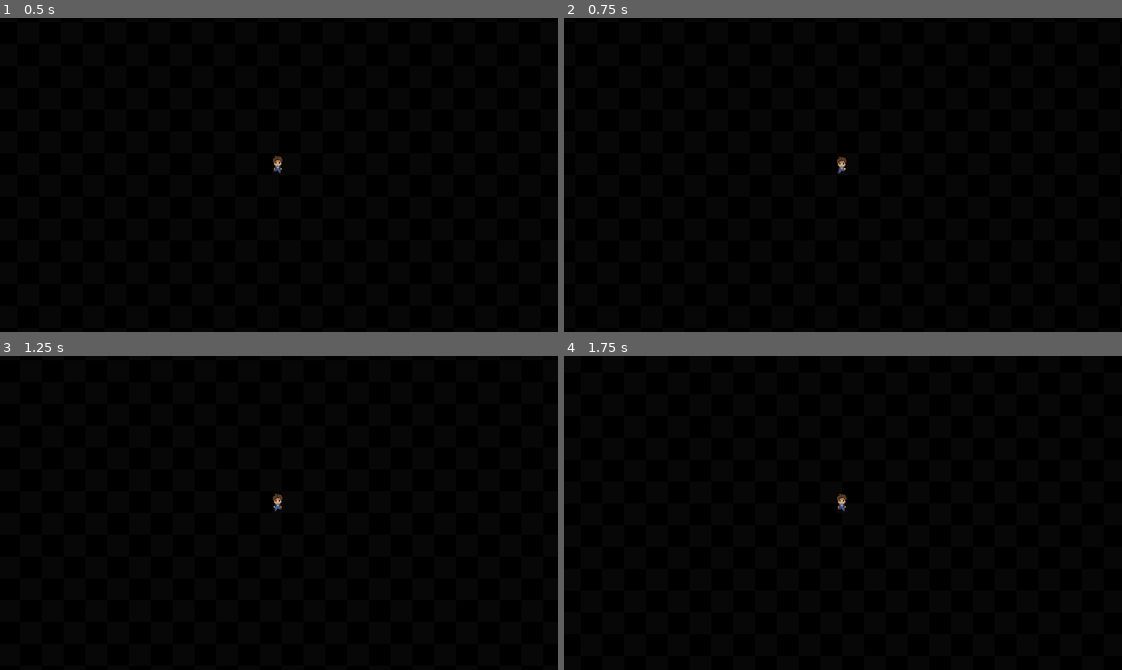
Above: before the commit, frames 1-4 (two rows, left to right).
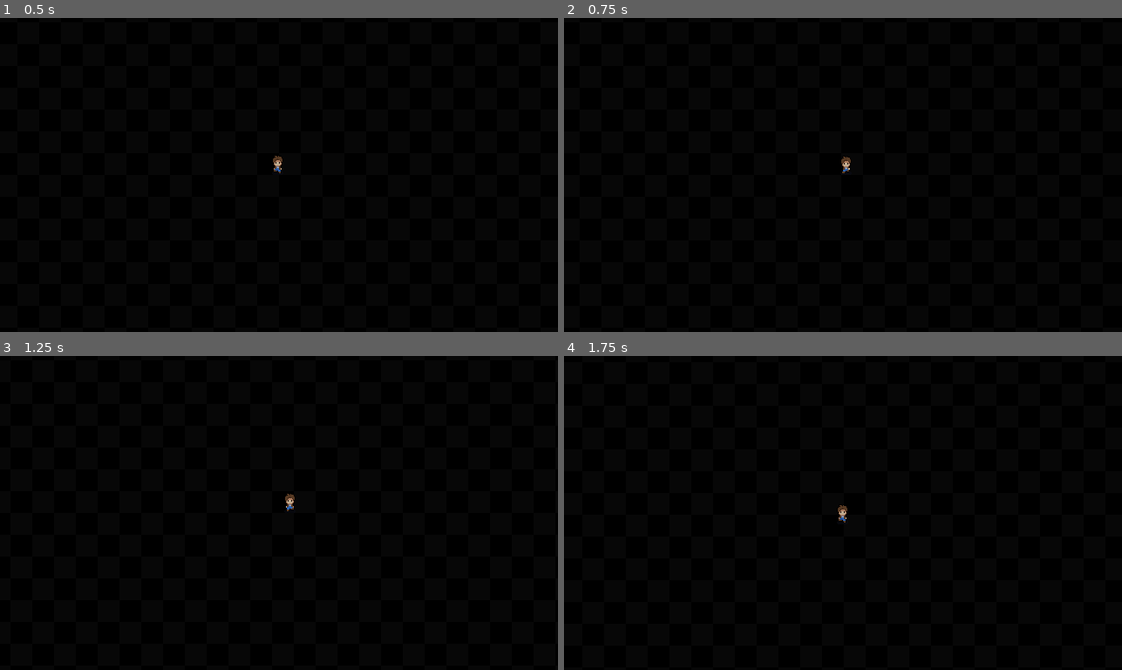
Above: after the commit, the same moments.

Repository: KingMouse33/Seeds-of-Hope
Game: Godot game, scene res://Scenes/world.tscn
Same seed, same stepped clock (60 frames per second), same inputs: the game is played once before the commit and once after it.
Inputs:
- Up to frame 1 (0.5 s): no input
- Up to frame 2 (0.75 s): tap Enter at 0.5 s; hold D (right) from 0.53 s (still down)
- Up to frame 3 (1.25 s): keep holding D (right)
- Up to frame 4 (1.75 s): release D (right) at 1.28 s; hold S (down) from 1.28 s (still down)

Frame 1 is identical in both runs. In frame 2, less than 0.1% of the frame differs, in the area x 48-52%, y 44-50%; in frame 3, 0.1%, in the area x 48-53%, y 43-50%; in frame 4, 0.1%.

Commit message:
small player fixes

Diff:
--- a/seeds-of-hope/Scenes/player.tscn
+++ b/seeds-of-hope/Scenes/player.tscn
@@ -307,3 +307,4 @@
 shape = SubResource("RectangleShape2D_3y3qv")
 
 [node name="Camera2D" type="Camera2D" parent="."]
+position_smoothing_enabled = true
--- a/seeds-of-hope/Scripts/player.gd
+++ b/seeds-of-hope/Scripts/player.gd
@@ -6,7 +6,6 @@
 @onready var acceleration = max_speed/acceleration_time
 @onready var sprite = $AnimatedSprite2D
 
-var target_direction : Vector2
 var direction : Vector2 = Vector2.ZERO
 var speed : float
 var time : float
@@ -14,14 +13,13 @@
 
 func _physics_process(delta):
 	time += delta
-	target_direction = Input.get_vector("left","right","up","down").normalized()
-	if target_direction:
+	direction = Input.get_vector("left","right","up","down").normalized()
+	if direction:
 		if speed < max_speed:
 			speed += acceleration * delta
 		else: speed = max_speed
-	if !target_direction:
+	if !direction:
 		speed = 0
-	direction = target_direction
 	direction.x = round(direction.x)
 	direction.y = round(direction.y)
 	direction = direction.normalized()
--- a/seeds-of-hope/project.godot
+++ b/seeds-of-hope/project.godot
@@ -21,7 +21,6 @@
 window/size/viewport_height=360
 window/stretch/mode="canvas_items"
 window/stretch/aspect="expand"
-window/stretch/scale_mode="integer"
 window/vsync/vsync_mode=0
 
 [dotnet]
@@ -34,24 +33,28 @@
 "deadzone": 0.5,
 "events": [Object(InputEventKey,"resource_local_to_scene":false,"resource_name":"","device":-1,"window_id":0,"alt_press …(192 unchanged characters)…
 , Object(InputEventJoypadMotion,"resource_local_to_scene":false,"resource_name":"","device":-1,"axis":1,"axis_value":-1.0,"script":null)
+, Object(InputEventJoypadButton,"resource_local_to_scene":false,"resource_name":"","device":-1,"button_index":11,"pressure":0.0,"pressed":true,"script":null)
 ]
 }
 down={
 "deadzone": 0.5,
 "events": [Object(InputEventKey,"resource_local_to_scene":false,"resource_name":"","device":-1,"window_id":0,"alt_press …(192 unchanged characters)…
 , Object(InputEventJoypadMotion,"resource_local_to_scene":false,"resource_name":"","device":-1,"axis":1,"axis_value":1.0,"script":null)
+, Object(InputEventJoypadButton,"resource_local_to_scene":false,"resource_name":"","device":-1,"button_index":12,"pressure":0.0,"pressed":true,"script":null)
 ]
 }
 left={
 "deadzone": 0.5,
 "events": [Object(InputEventKey,"resource_local_to_scene":false,"resource_name":"","device":-1,"window_id":0,"alt_press …(191 unchanged characters)…
 , Object(InputEventJoypadMotion,"resource_local_to_scene":false,"resource_name":"","device":-1,"axis":0,"axis_value":-1.0,"script":null)
+, Object(InputEventJoypadButton,"resource_local_to_scene":false,"resource_name":"","device":-1,"button_index":13,"pressure":0.0,"pressed":true,"script":null)
 ]
 }
 right={
 "deadzone": 0.5,
 "events": [Object(InputEventKey,"resource_local_to_scene":false,"resource_name":"","device":-1,"window_id":0,"alt_press …(192 unchanged characters)…
 , Object(InputEventJoypadMotion,"resource_local_to_scene":false,"resource_name":"","device":-1,"axis":0,"axis_value":1.0,"script":null)
+, Object(InputEventJoypadButton,"resource_local_to_scene":false,"resource_name":"","device":-1,"button_index":14,"pressure":0.0,"pressed":true,"script":null)
 ]
 }
 
